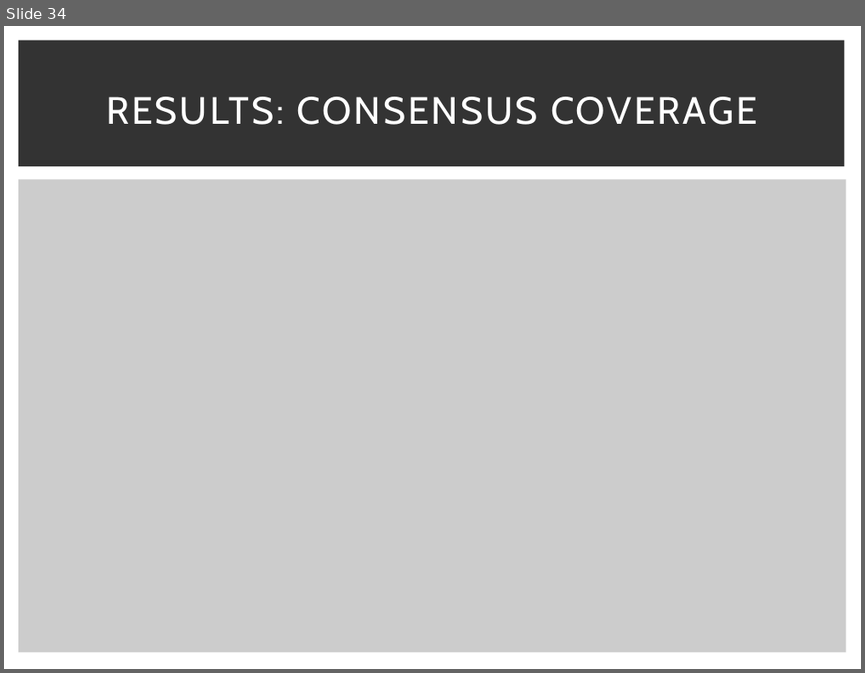
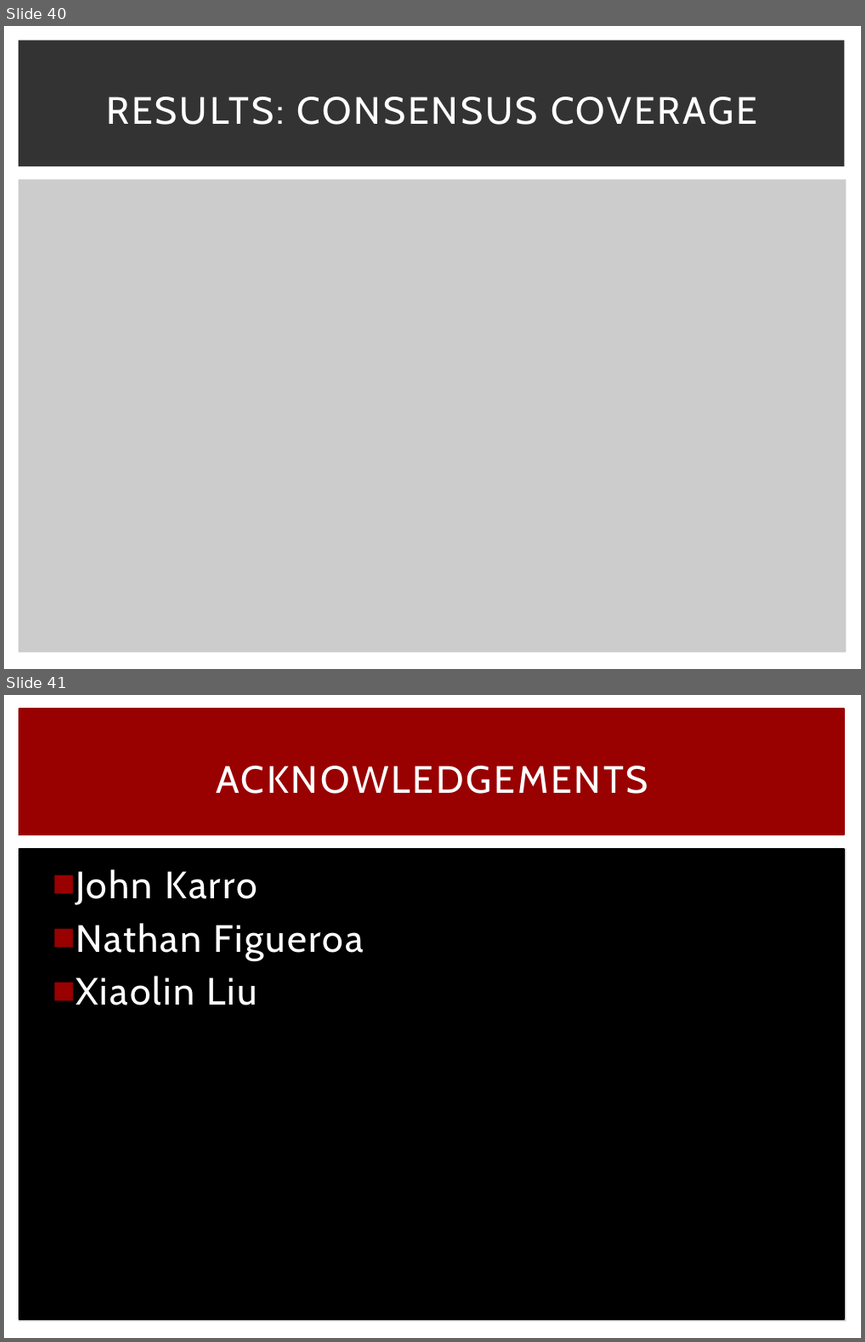
Before and after one commit to schaefce/proposal, a slide deck: GLBio.pptx. Shown one above the other, each under a label of ours: slide 34 before the commit, slides 40 and 41 after it. The pictures are 865x673 and 865x1342 pixels, drawn with LibreOffice and Linux fonts; fonts in the diff are those of the drawing. Boxes give left, top, right and bottom in pixels: in the first picture for what was removed or moved away, otherwise in the second. Text is boxed around its words. In the diff, an @@ line names an element or a change of style, - is before the commit and + after.

```diff
--- a/GLBio.pptx
+++ b/GLBio.pptx
@@ slide 41 added at box(4, 695, 861, 1338), background #FFFFFF; not listed: 2 template elements that a slide beside it also shows @@
@@ rectangle added at box(19, 709, 845, 834), fill #990000, outline #990000 1.5 pt @@
@@ title added at box(216, 766, 648, 794), 32 pt, text #FFFFFF @@
+ACKNOWLEDGEMENTS
@@ rectangle added at box(19, 848, 845, 1319), fill #000000, outline #000000 1.5 pt @@
@@ text added at box(75, 869, 364, 1005), 32 pt, text #FFFFFF @@
+■ John Karro
+■ Nathan Figueroa
+■ Xiaolin Liu
@@ what was slide 34 is now slide 40 @@
```
Also in this commit, not shown: 10 slides changed, 6 other slides added.
